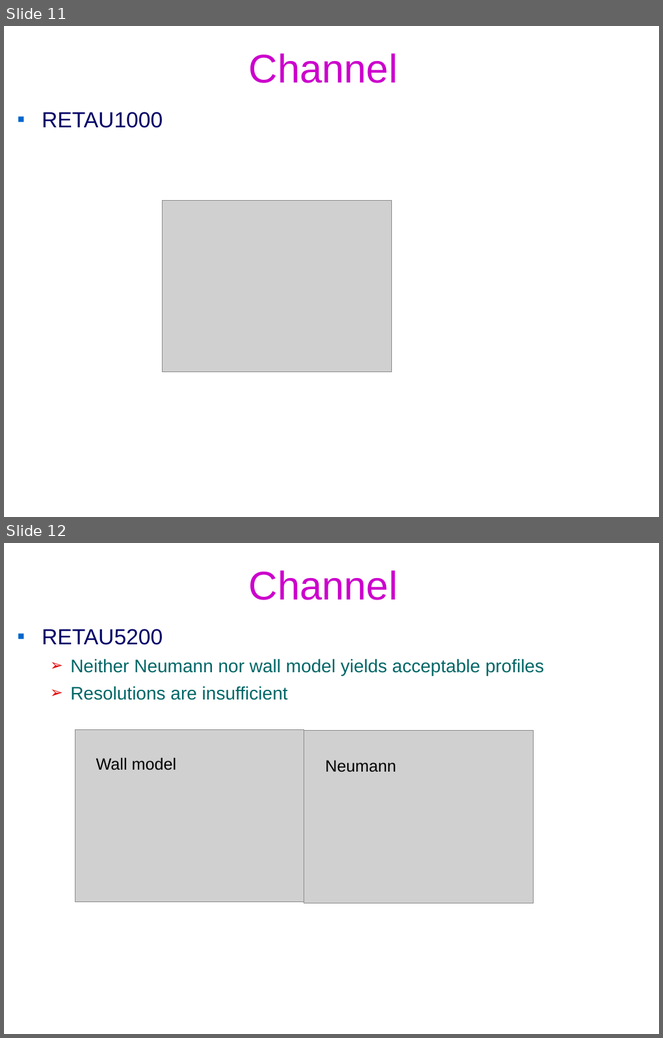
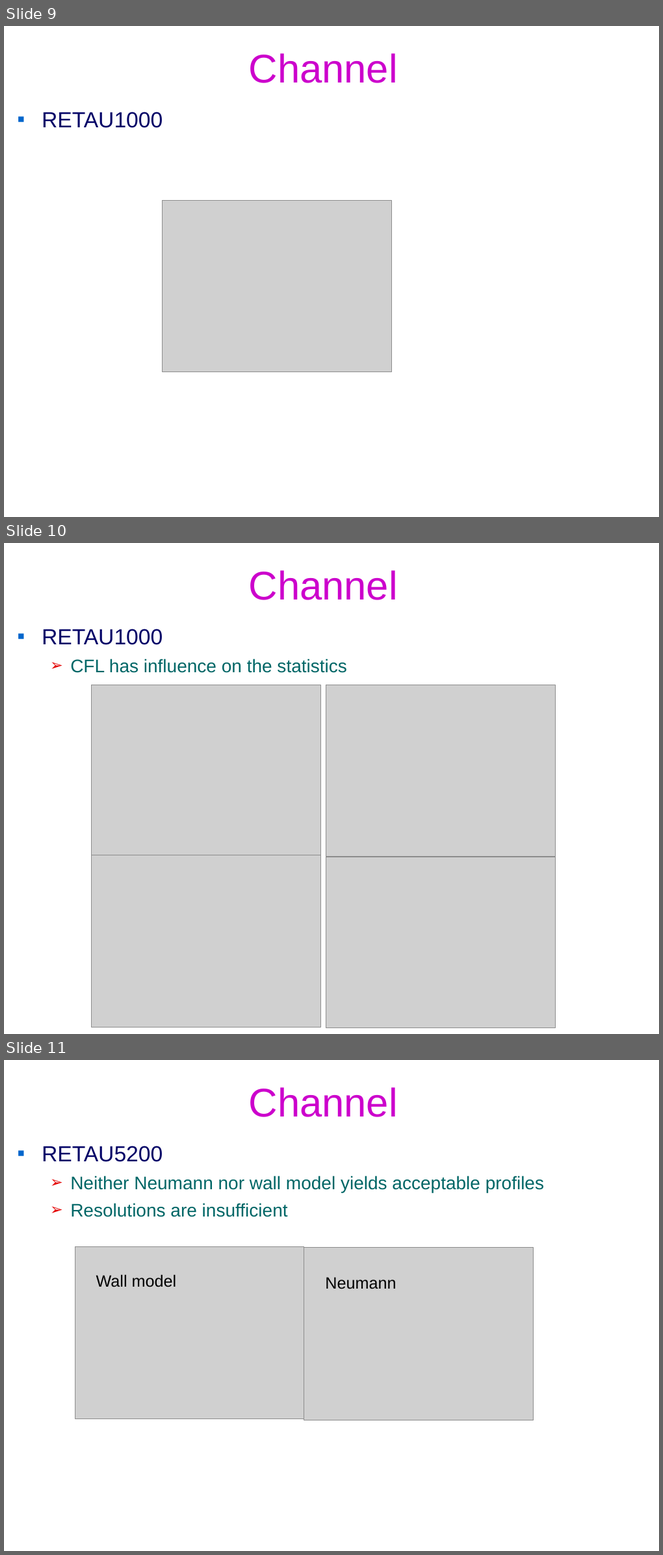
Before and after one commit to federicoVerolini/CaLES, a slide deck: docs/vv.pptx. Shown one above the other, each under a label of ours: slides 11 and 12 before the commit, slides 9, 10 and 11 after it. The pictures are 663x1038 and 663x1555 pixels, drawn with LibreOffice and Linux fonts; fonts in the diff are those of the drawing; grey boxes stand for pictures; background and template pictures are left out. Boxes give left, top, right and bottom in pixels: in the first picture for what was removed or moved away, otherwise in the second. Text is boxed around its words. In the diff, an @@ line names an element or a change of style, - is before the commit and + after.

```diff
--- a/docs/vv.pptx
+++ b/docs/vv.pptx
@@ slide 10 added at (x1=4, y1=543, x2=659, y2=1034), background #FFFFFF @@
@@ title added at (x1=249, y1=570, x2=398, y2=600), 44 pt, text #CC00CC @@
+Channel
@@ text added at (x1=42, y1=629, x2=347, y2=673), 20 pt, text #006666 @@
+▪ RETAU1000
+  ➢ CFL has influence on the statistics
@@ picture added at (x1=91, y1=685, x2=321, y2=856) @@
@@ picture added at (x1=326, y1=685, x2=556, y2=857) @@
@@ picture added at (x1=91, y1=856, x2=321, y2=1028) @@
@@ picture added at (x1=326, y1=858, x2=556, y2=1029) @@
@@ what was slide 11 is now slide 9 @@
@@ what was slide 12 is now slide 11 @@
```
Also in this commit, not shown: 2 slides changed, 3 other slides added, 4 slides removed, 15 other files.
